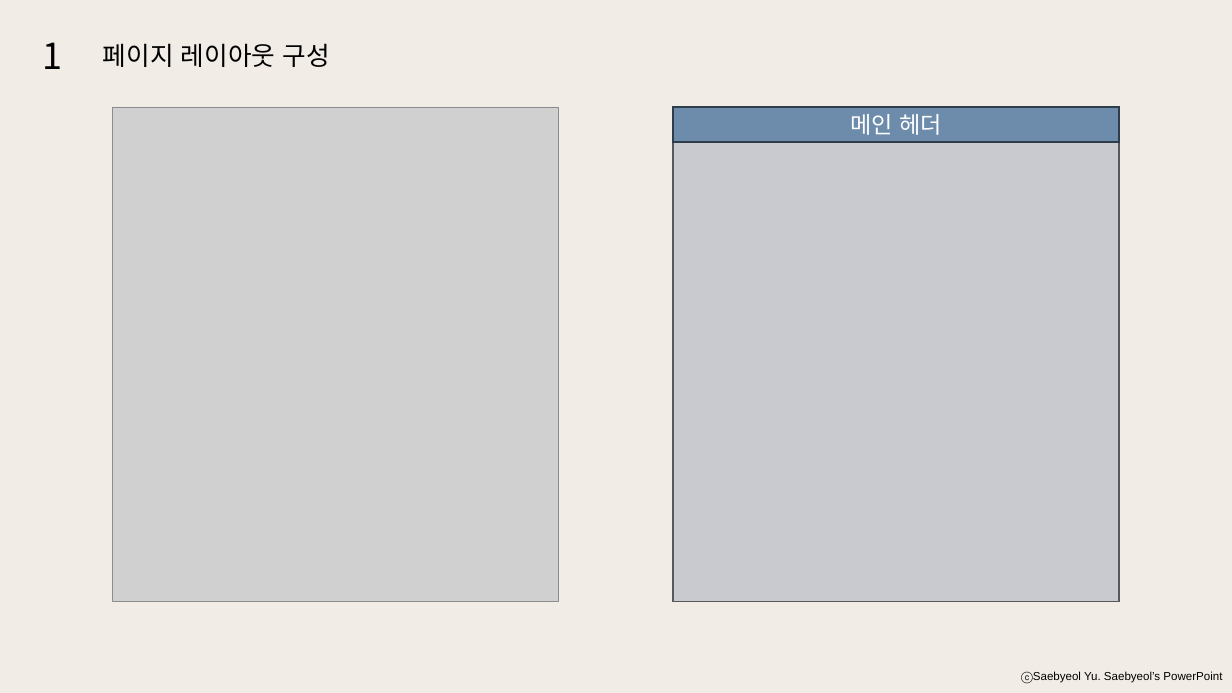
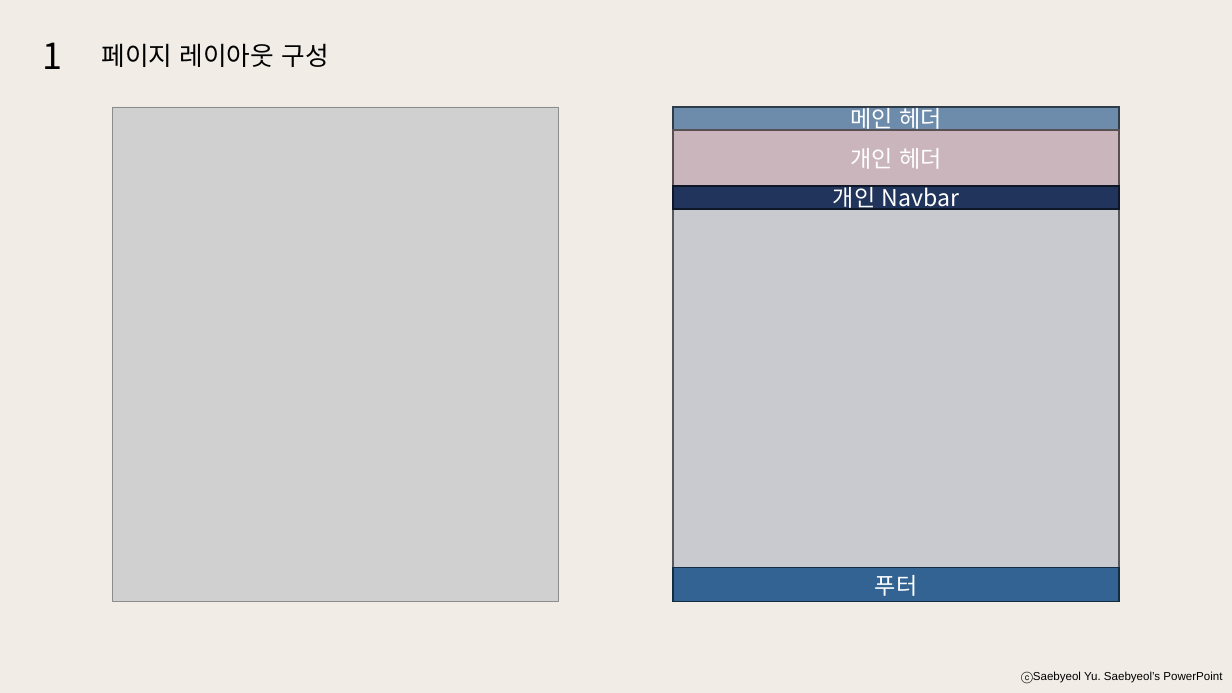
Before and after one commit to geoni4/summary, a slide deck: slide 15 of 프로젝트 발표자료 모음/jsp-servlet 발표 자료/jsp-servlet 발표자료.pptx (slide 7 before the commit). Drawn at 1232x693 pixels with LibreOffice and Linux fonts; fonts in the diff are those of the drawing; grey boxes stand for pictures. Boxes give left, top, right and bottom in pixels: in the first picture for what was removed or moved away, otherwise in the second. Text is boxed around its words. In the diff, an @@ line names an element or a change of style, - is before the commit and + after.

```diff
--- a/프로젝트 발표자료 모음/jsp-servlet 발표 자료/jsp-servlet 발표자료.pptx
+++ b/프로젝트 발표자료 모음/jsp-servlet 발표 자료/jsp-servlet 발표자료.pptx
@@ rectangle "메인 헤더": place and size @@
-rectangle "메인 헤더" at [673, 107, 1119, 142]
+rectangle "메인 헤더" at [673, 107, 1119, 130]
@@ rectangle added at [673, 130, 1119, 187], fill #CAB5BD, outline #594F53 1 pt, 18 pt, text #FFFFFF @@
+개인 헤더
@@ rectangle added at [673, 186, 1119, 209], fill #21345C, outline #0E1728 1 pt, 18 pt, text #FFFFFF @@
+개인 Navbar
@@ rectangle added at [673, 568, 1119, 603], fill #326393, outline #162B40 1 pt, 18 pt, text #FFFFFF @@
+푸터
```
Also in this commit, not shown: 1 other slide changed, 13 slides added, 14 slides removed.
